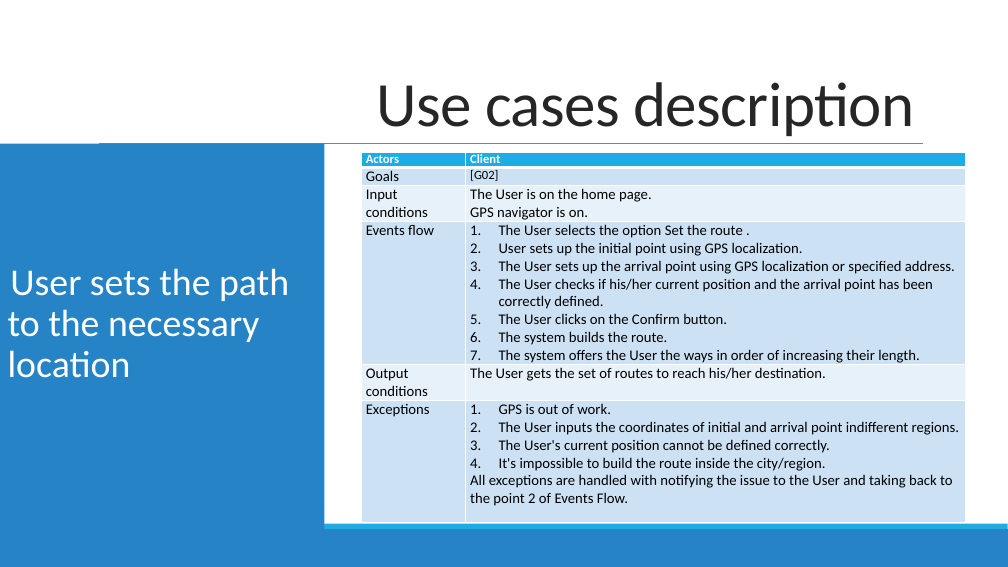
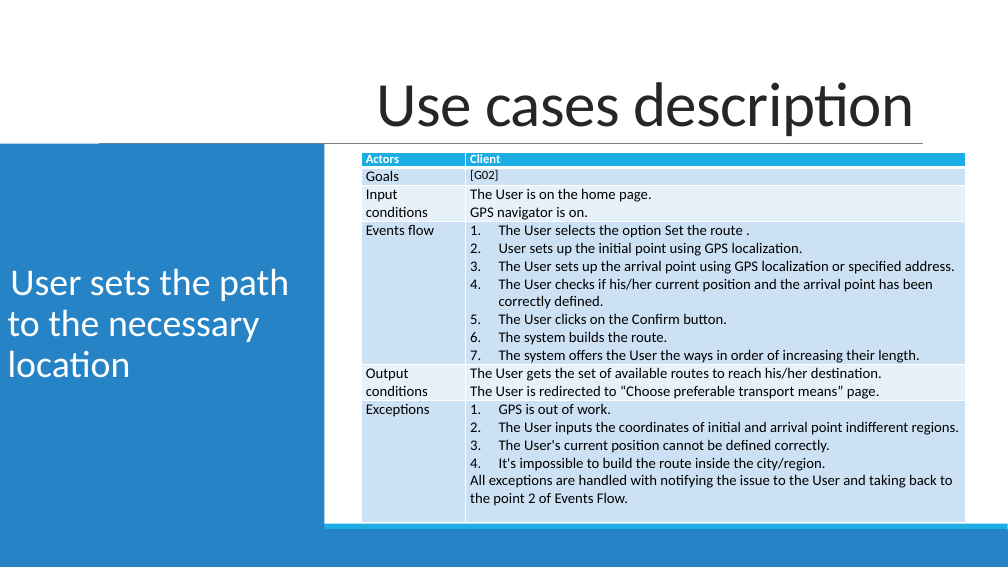
Before and after one commit to lagniluca/SE2-Travlendar-Project, a slide deck: slide 15 of Presentations/RASD Presentation .pptx (slide 17 before the commit). Drawn at 1008x567 pixels with LibreOffice and Linux fonts; fonts in the diff are those of the drawing. Boxes give left, top, right and bottom in pixels: in the first picture for what was removed or moved away, otherwise in the second. Text is boxed around its words. In the diff, an @@ line names an element or a change of style, - is before the commit and + after.

```diff
--- a/Presentations/RASD Presentation .pptx
+++ b/Presentations/RASD Presentation .pptx
@@ table at [361,152,966,520] @@
-row 5, column 2: The User gets the set of routes to reach his/her destination.
+row 5, column 2: The User gets the set of available routes to reach his/her destination. / The User is redirected to “Choose preferable transport means” page.
```
Also in this commit, not shown: 5 other slides changed, 1 slide added, 1 slide removed.
